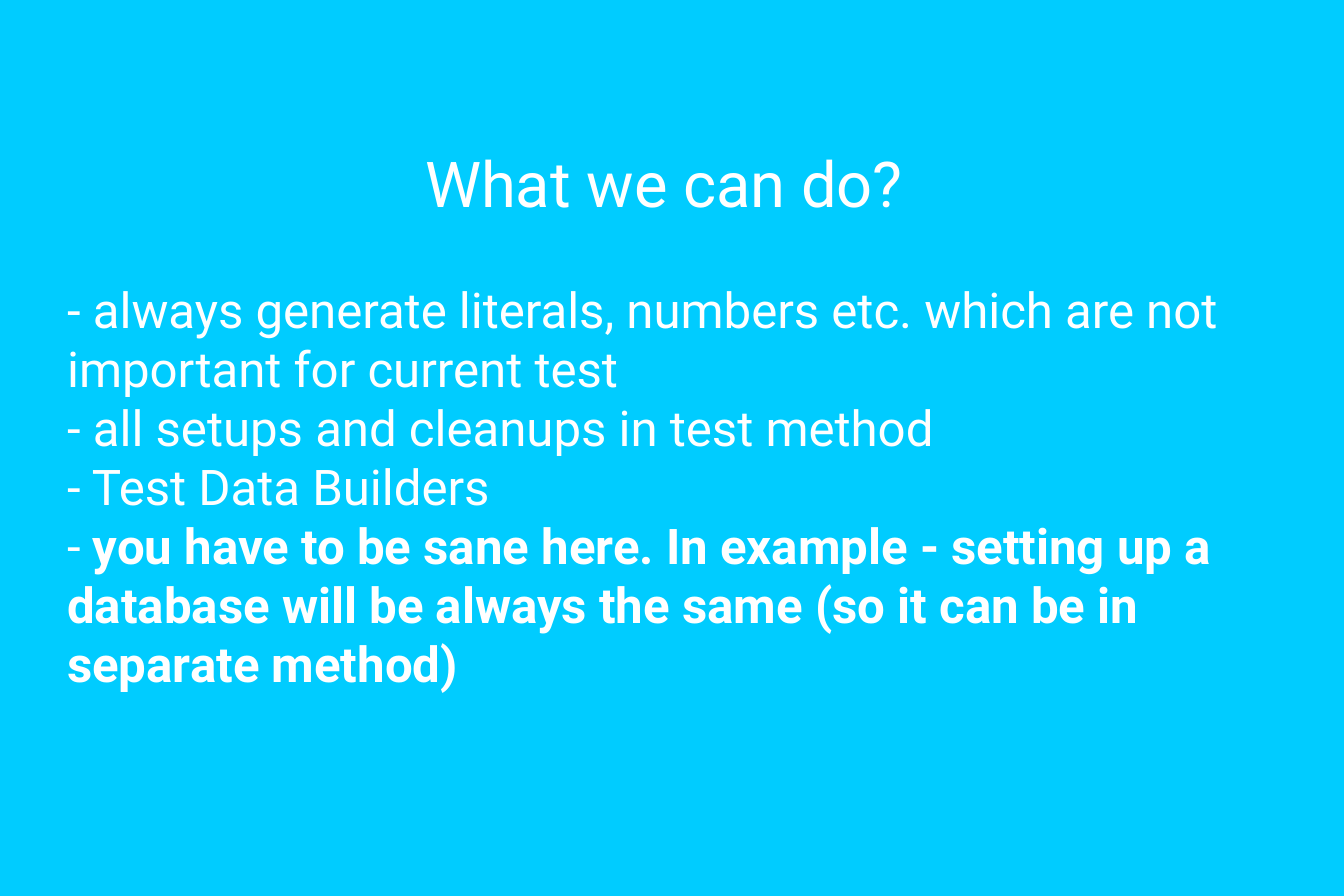
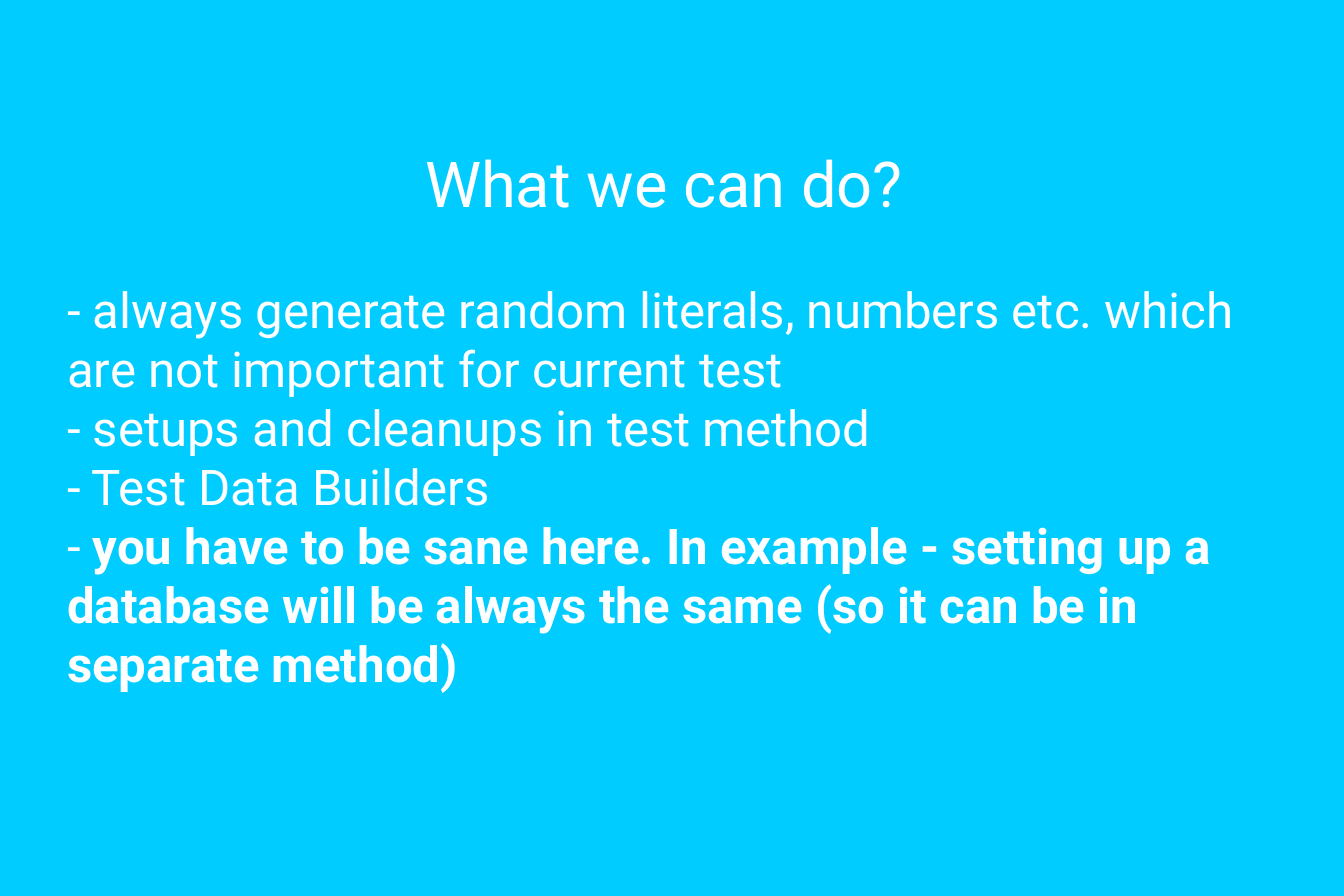
Before and after one commit to mateuszwinnicki/talks, a slide deck: slide 23 of UnitTestProblems/UnitTestProblems.odp. Drawn at 1344x896 pixels with LibreOffice and Linux fonts; fonts in the diff are those of the drawing. Boxes give left, top, right and bottom in pixels: in the first picture for what was removed or moved away, otherwise in the second. Text is boxed around its words. In the diff, an @@ line names an element or a change of style, - is before the commit and + after.

```diff
--- a/UnitTestProblems/UnitTestProblems.odp
+++ b/UnitTestProblems/UnitTestProblems.odp
@@ text at [67, 291, 1234, 456]: text changed @@
-- always generate literals, numbers etc. which are not important for current test
-- all setups and cleanups in test method
+- always generate random literals, numbers etc. which are not important for current test
+- setups and cleanups in test method
```
Also in this commit, not shown: 4 other slides changed, 1 slide added, 1 other file.
